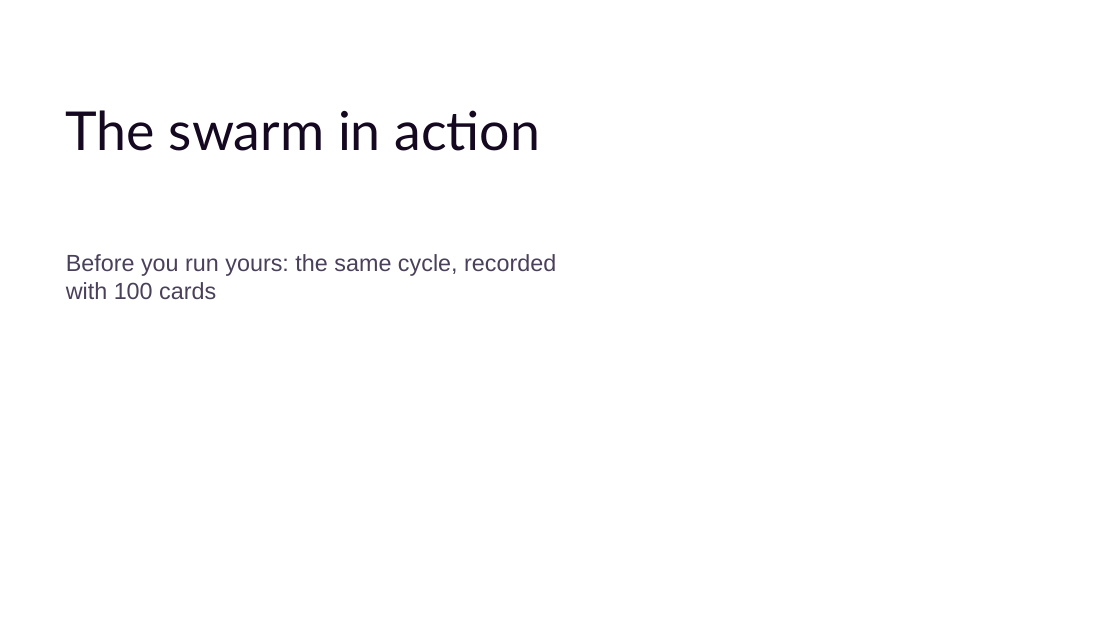
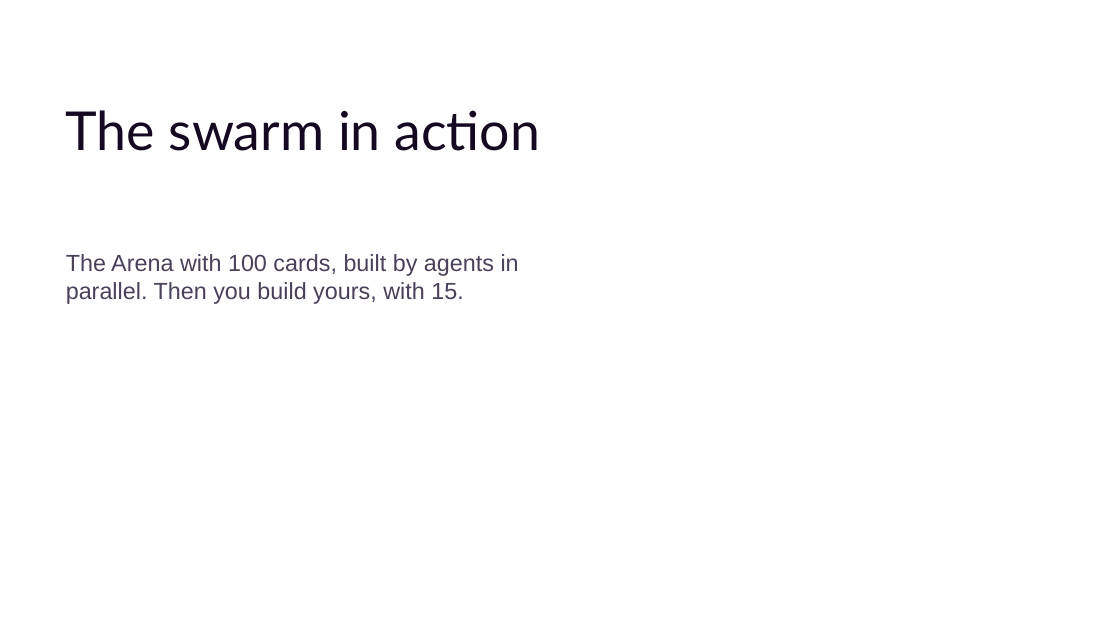
Before and after one commit to cx-guilherme-pinto/workshop-claude, a slide deck: slide 17 of slides/workshop.en.pptx (slide 15 before the commit). Drawn at 1120x630 pixels with LibreOffice and Linux fonts; fonts in the diff are those of the drawing; background and template pictures are left out. Boxes give left, top, right and bottom in pixels: in the first picture for what was removed or moved away, otherwise in the second. Text is boxed around its words. In the diff, an @@ line names an element or a change of style, - is before the commit and + after.

```diff
--- a/slides/workshop.en.pptx
+++ b/slides/workshop.en.pptx
@@ text at box(66, 254, 519, 304): text changed @@
-Before you run yours: the same cycle, recorded with 100 cards
+The Arena with 100 cards, built by agents in parallel. Then you build yours, with 15.
```
Also in this commit, not shown: 41 other slides changed, 1 slide added, 16 other files.
